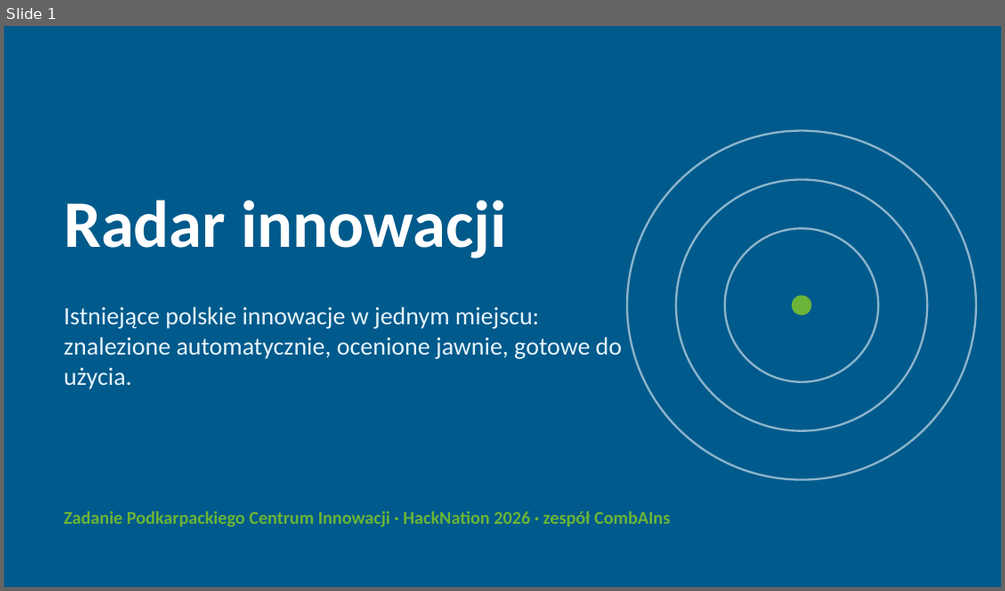
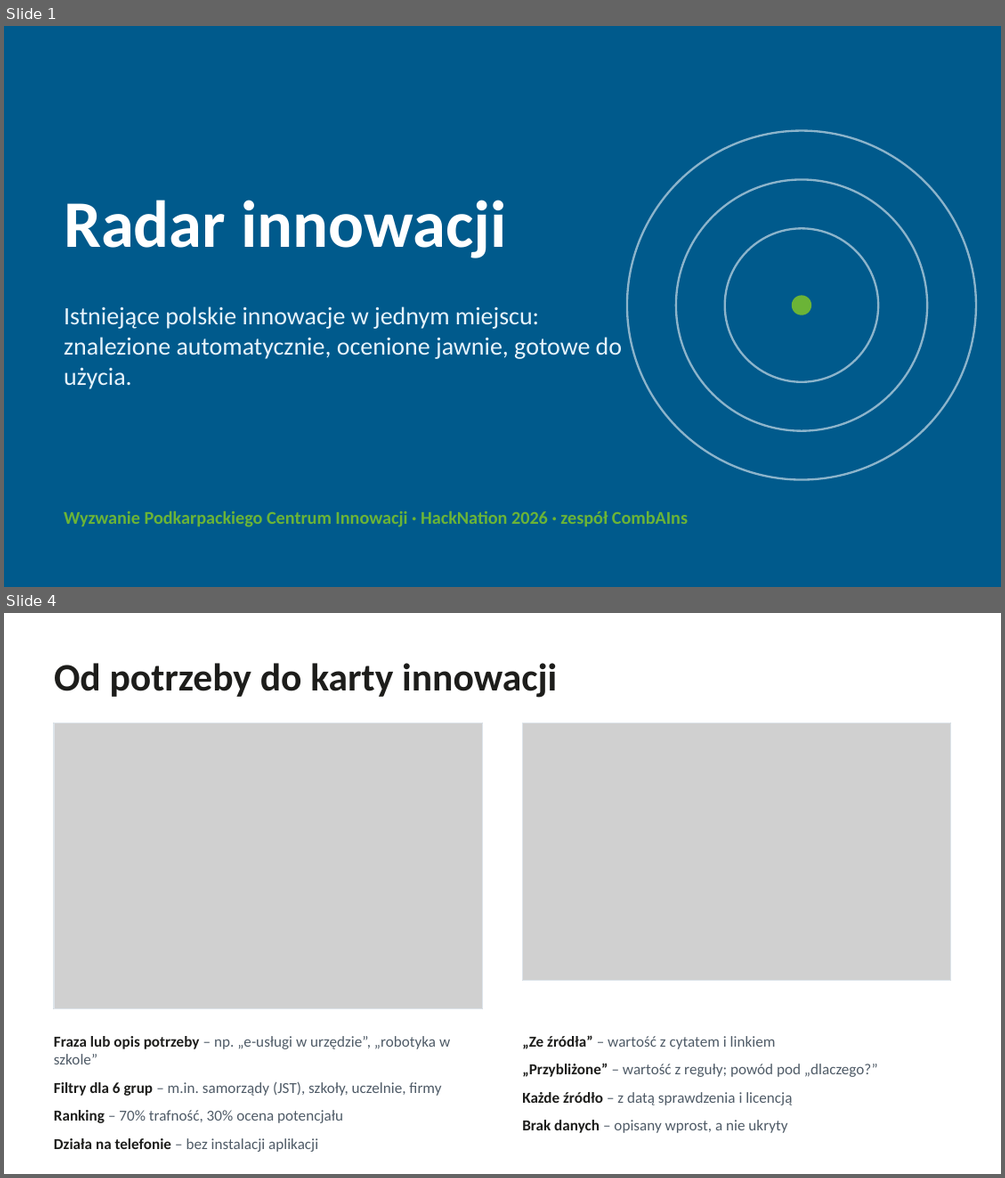
Before and after one commit to FilipLangiewicz/InnovationHub, a slide deck: docs/presentation/Radar_innowacji.pptx. Shown one above the other, each under a label of ours: slide 1 before the commit, slides 1 and 4 after it; the slides between them are not shown. The pictures are 1005x591 and 1005x1178 pixels, drawn with LibreOffice and Linux fonts; fonts in the diff are those of the drawing; grey boxes stand for pictures. Boxes give left, top, right and bottom in pixels: in the first picture for what was removed or moved away, otherwise in the second. Text is boxed around its words. In the diff, an @@ line names an element or a change of style, - is before the commit and + after.

Commit message:
Make the presentation simpler and add the team slide (#59)
Remove the footers and the icon circles, explain the abbreviations at first use,
join the search and card slides and add the team with photos and LinkedIn.

```diff
--- a/docs/presentation/Radar_innowacji.pptx
+++ b/docs/presentation/Radar_innowacji.pptx
@@ slide 4 added at (4,613,1001,1174), background #FFFFFF @@
@@ title added at (54,663,557,698), 28 pt, text #1D1D1B, bold @@
+Od potrzeby do karty innowacji
@@ picture added at (54,722,483,1009) @@
@@ rectangle added at (54,722,483,1009), outline #DDE4EA 0.75 pt @@
@@ picture added at (522,722,951,980) @@
@@ rectangle added at (522,722,951,980), outline #DDE4EA 0.75 pt @@
@@ text added at (54,1036,450,1151), 11 pt, text #4F5B67 @@
+Fraza lub opis potrzeby – np. „e-usługi w urzędzie”, „robotyka w szkole”
+Filtry dla 6 grup – m.in. samorządy (JST), szkoły, uczelnie, firmy
+Ranking – 70% trafność, 30% ocena potencjału
+Działa na telefonie – bez instalacji aplikacji
@@ text added at (522,1035,878,1133), 11 pt, text #4F5B67 @@
+„Ze źródła” – wartość z cytatem i linkiem
+„Przybliżone” – wartość z reguły; powód pod „dlaczego?”
+Każde źródło – z datą sprawdzenia i licencją
+Brak danych – opisany wprost, a nie ukryty
@@ slide 1 changed as well @@
@@ text at (64,511,688,527): text changed @@
-Zadanie Podkarpackiego Centrum Innowacji · HackNation 2026 · zespół CombAIns
+Wyzwanie Podkarpackiego Centrum Innowacji · HackNation 2026 · zespół CombAIns
```
Also in this commit, not shown: 7 other slides changed, 1 other slide added, 2 slides removed, 6 other files.
